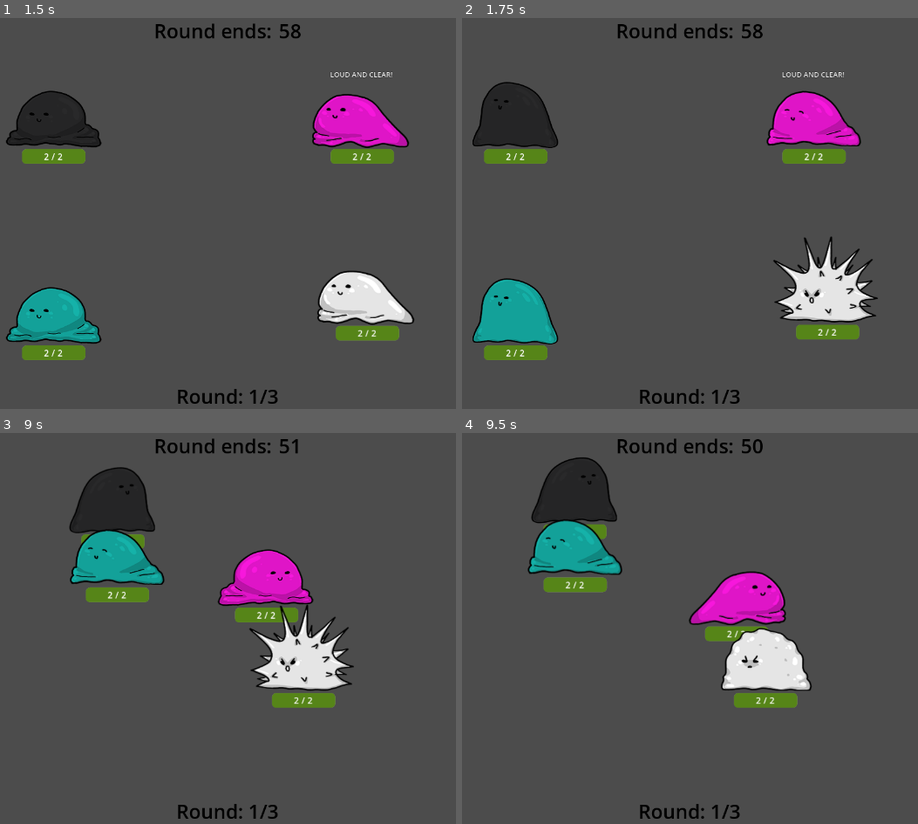
Above: before the commit, frames 1-4 (two rows, left to right).
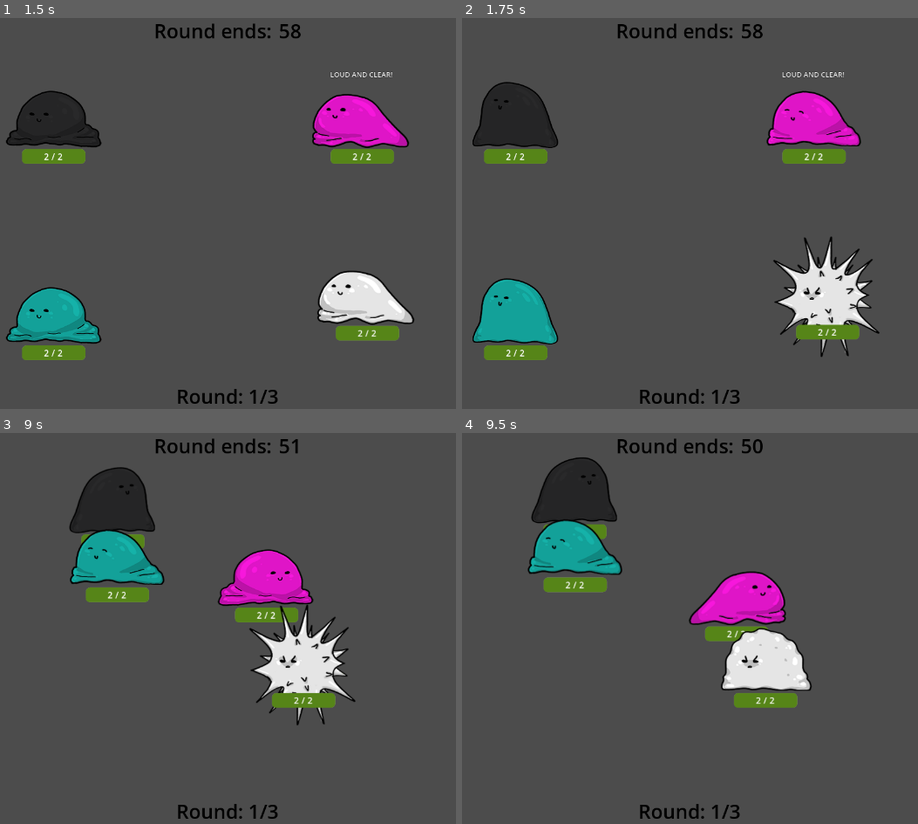
Above: after the commit, the same moments.

Repository: Galitie/mini-tyler-games
Game: Godot game, scene res://tylermon/tylermon.tscn
Same seed, same stepped clock (60 frames per second), same inputs: the game is played once before the commit and once after it. This scene is started directly instead of the project's main scene.
Inputs (mouse positions are in pixels of both pictures, inside the frame that each line leads up to):
- Up to frame 1 (1.5 s): tap Enter (start) at 0.5, 1.35 s; move the mouse to (383, 193) at 0.52 s; hold Enter (start) 0.53-1.28 s; hold Right (move_piece_right) from 0.53 s (still down); tap Space (jump) at 0.77 s; move the mouse to (86, 233) at 1.27 s
- Up to frame 2 (1.75 s): keep holding Right (move_piece_right); tap Space (jump) at 1.52 s
- Up to frame 3 (9 s): move the mouse to (296, 542) at 2.02 s; release Right (move_piece_right) at 2.03 s; hold A (move_left) 2.03-2.78 s; hold Enter (start) 2.03-2.78 s; move the mouse to (191, 706) at 2.77 s; hold Right (move_piece_right) 2.78-4.28 s; tap Enter (start) every 1.5 s from 2.85 to 8.85 s; tap Space (jump) at 3.02, 3.77, 4.52, 6.02, 6.77, 7.52 s; move the mouse to (437, 687) at 3.52 s; hold Enter (start) 3.53-4.28 s; move the mouse to (18, 569) at 4.27 s; hold A (move_left) 4.28-5.03 s; move the mouse to (264, 628) at 5.02 s; hold Right (move_piece_right) 5.03-5.78 s; hold Enter (start) 5.03-5.78 s; move the mouse to (123, 530) at 5.77 s; hold A (move_left) 5.78-7.28 s; move the mouse to (383, 608) at 6.52 s; hold Enter (start) 6.53-7.28 s; move the mouse to (86, 648) at 7.27 s; hold Right (move_piece_right) from 7.28 s (still down); move the mouse to (296, 542) at 8.02 s; hold Enter (start) 8.03-8.78 s; move the mouse to (191, 706) at 8.77 s
- Up to frame 4 (9.5 s): keep holding Right (move_piece_right); tap Space (jump) at 9.02 s

Frame 1 is identical in both runs. In frame 2, 0.7% of the frame differs, in the area x 69-92%, y 68-87%; in frame 3, 0.7%; in frame 4, nothing differs.

Commit message:
Made basic attack all around

Diff:
--- a/tylermon/mon.tscn
+++ b/tylermon/mon.tscn
@@ -381,10 +381,9 @@
 modulate = Color(0.917647, 0.266667, 0.25098, 1)
 position = Vector2(0, -40)
 sprite_frames = SubResource("SpriteFrames_scvj0")
-animation = &"block"
+animation = &"special_atk"
 autoplay = "idle"
-frame = 5
-frame_progress = 1.0
+frame = 1
 flip_h = true
 
 [node name="hurt_box" type="Area2D" parent="scalable_nodes"]
@@ -399,8 +398,8 @@
 shape = SubResource("CapsuleShape2D_u036k")
 
 [node name="basic_atk_box" type="Area2D" parent="scalable_nodes"]
-position = Vector2(0, 20)
-scale = Vector2(9.28914, 9.34998)
+position = Vector2(0, 25)
+scale = Vector2(10.5394, 10.925)
 collision_layer = 4
 collision_mask = 0
 
Binary file changed: tylermon/sprites/mon_base_basic_attack2.png
